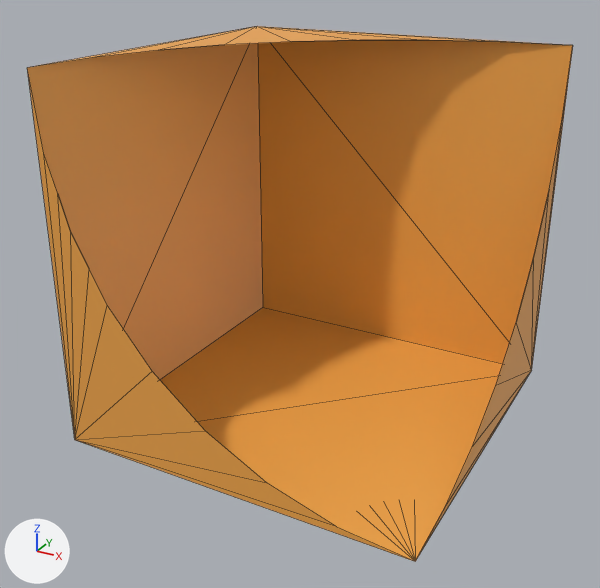
One commit to the glTF model models/seperated_blocks/r4c2_body_orange.gltf: the scene before it, then after it.
One viewpoint serves both versions: a 50 mm lens placed at (1.95, -3.81, 1.58), pointed at (-0.06, -0.16, -0.25). Every picture has the same lights, and +X, +Y and +Z are marked at lower left. Mesh edges are drawn as thin lines. Objects named as collision shapes, trigger or cutter boxes, shadow casters or lower levels of detail are left out. Vertices at the same position are counted once.

In view in the first picture: 'r4c2_body_orange'.
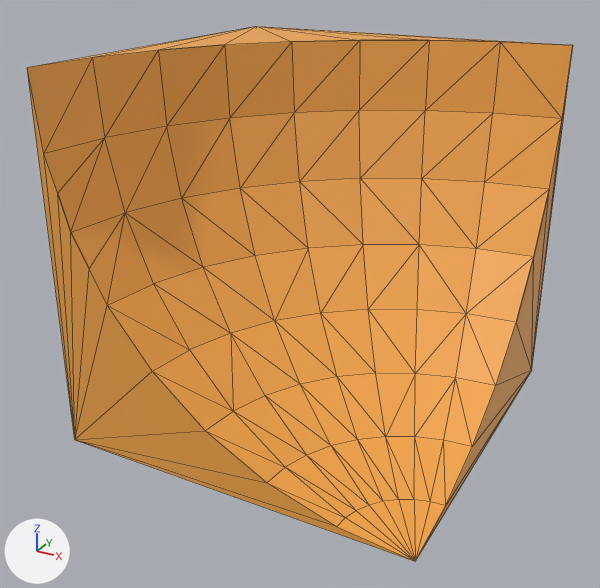
The change, as a list of edits to the scene's bpy script:
```text
Change me_cube_546:
    used by ob_r4c2_body_orange; location = (0.0, 0.0, 0.0)
    remove me_cube_546.from_pydata(...)  # 76 vertices, 112 faces; spans x -1.01..0.99, y -1.0..1.0, z -1.0..1.0
    add me_cube_546.from_pydata(...)  # 119 vertices, 234 faces; spans x -1.01..0.99, y -1.0..1.0, z -1.0..1.0
    me_cube_546 part 1
    43 vertices are added at x -0.93..0.84, y -0.93..0.92, z -0.96..0.61
    122 new faces join them
```

Pixel boxes (x1, y1, x2, y2) of what changed, in the pictures (600 x 588 px):
part 1 of me_cube_546, added (orange)
    after: (27, 40, 573, 561)
